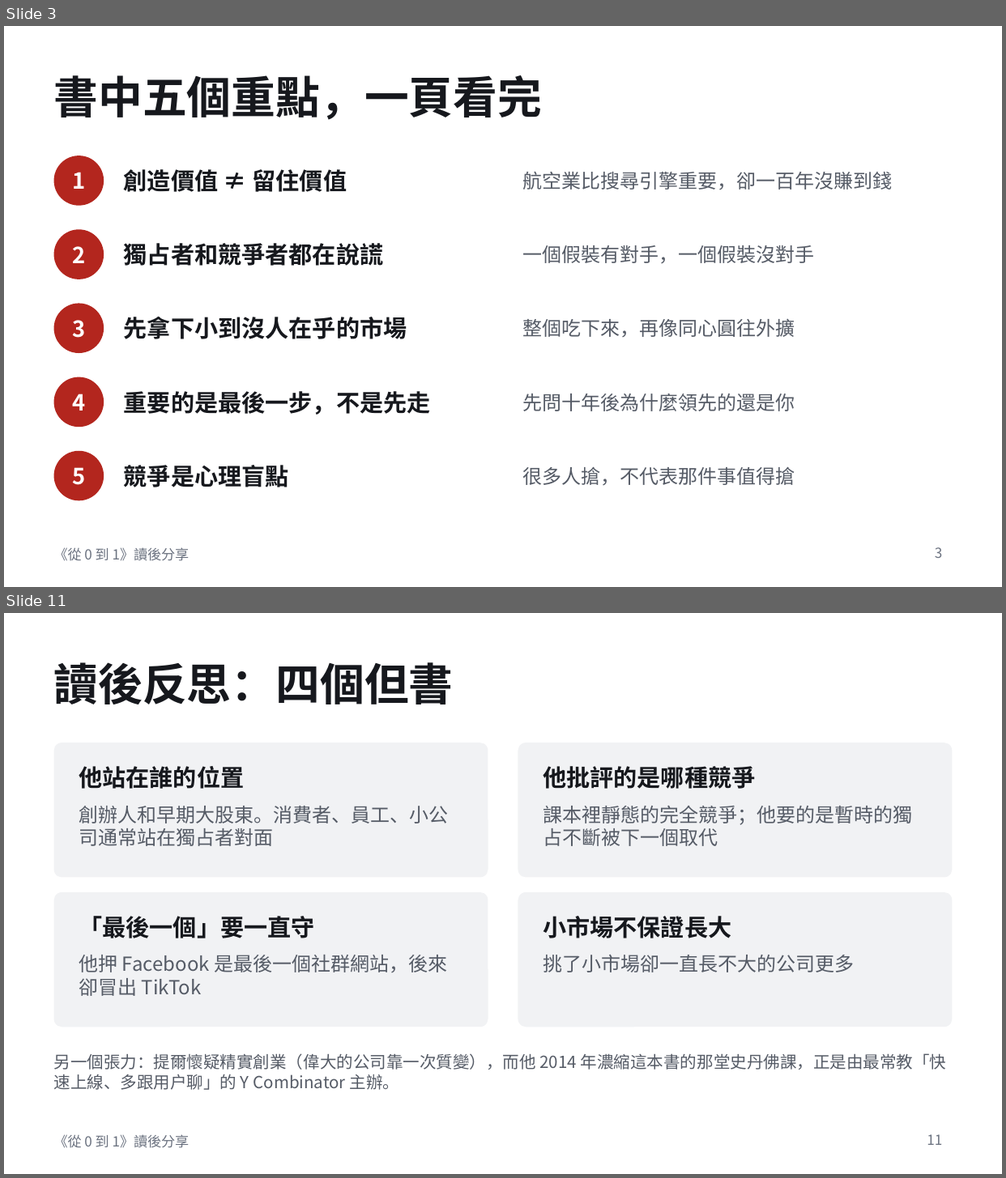
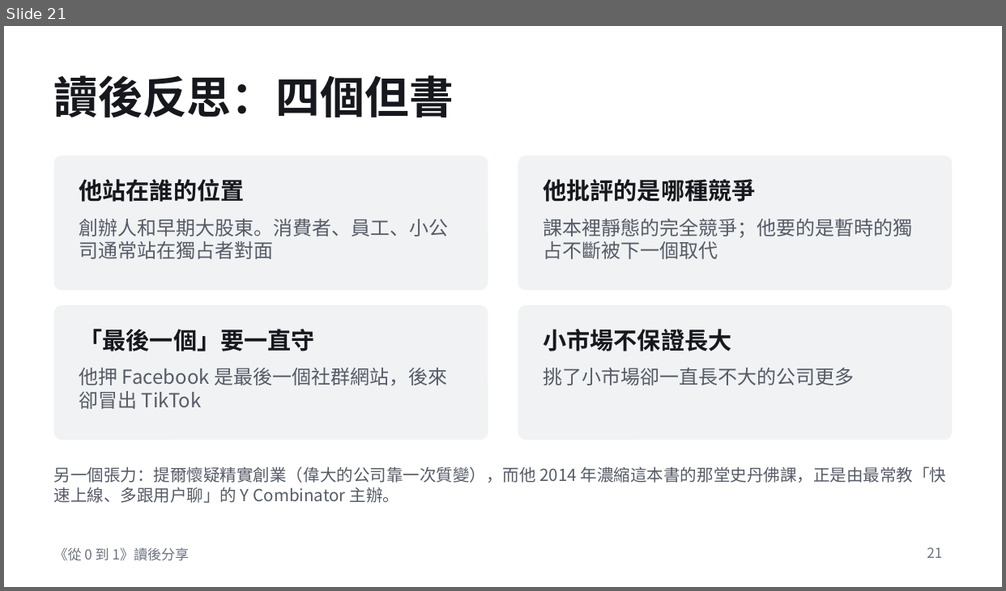
Before and after one commit to LuoGuoFong/TEST, a slide deck: zero-to-one-book-share.pptx. Shown one above the other, each under a label of ours: slides 3 and 11 before the commit, slide 21 after it; the slides between them are not shown. The pictures are 1006x1178 and 1006x591 pixels, drawn with LibreOffice and Linux fonts; fonts in the diff are those of the drawing. Boxes give left, top, right and bottom in pixels: in the first picture for what was removed or moved away, otherwise in the second. Text is boxed around its words. In the diff, an @@ line names an element or a change of style, - is before the commit and + after.

```diff
--- a/zero-to-one-book-share.pptx
+++ b/zero-to-one-book-share.pptx
@@ slide 3 removed at box(4, 26, 1002, 587), background #FFFFFF; not listed: 1 template element that a slide beside it also shows @@
@@ title removed at box(54, 75, 543, 120) @@
-書中五個重點，一頁看完
@@ ellipse removed at box(54, 156, 104, 206) @@
@@ text removed at box(124, 169, 347, 192) @@
-創造價值 ≠ 留住價值
@@ text removed at box(523, 171, 893, 190) @@
-航空業比搜尋引擎重要，卻一百年沒賺到錢
@@ text removed at box(72, 172, 85, 189) @@
-1
@@ ellipse removed at box(54, 229, 104, 280) @@
@@ text removed at box(124, 243, 383, 266) @@
-獨占者和競爭者都在說謊
@@ text removed at box(72, 246, 85, 263) @@
-2
@@ text removed at box(523, 246, 815, 263) @@
-一個假裝有對手，一個假裝沒對手
@@ ellipse removed at box(54, 303, 104, 353) @@
@@ text removed at box(124, 317, 407, 339) @@
-先拿下小到沒人在乎的市場
@@ text removed at box(72, 320, 85, 338) @@
-3
@@ text removed at box(523, 319, 795, 337) @@
-整個吃下來，再像同心圓往外擴
@@ ellipse removed at box(54, 378, 104, 427) @@
@@ text removed at box(72, 394, 85, 411) @@
-4
@@ text removed at box(124, 391, 431, 415) @@
-重要的是最後一步，不是先走
@@ text removed at box(523, 394, 795, 412) @@
-先問十年後為什麼領先的還是你
@@ ellipse removed at box(54, 451, 104, 501) @@
@@ text removed at box(72, 467, 85, 485) @@
-5
@@ text removed at box(124, 465, 289, 488) @@
-競爭是心理盲點
@@ text removed at box(523, 467, 795, 485) @@
-很多人搶，不代表那件事值得搶
@@ page number removed at box(935, 548, 943, 558) @@
-3
@@ what was slide 11 is now slide 21 @@
@@ page number at box(927, 548, 942, 558): text changed @@
-11
+21
```
Also in this commit, not shown: 9 slides changed, 11 slides added.
